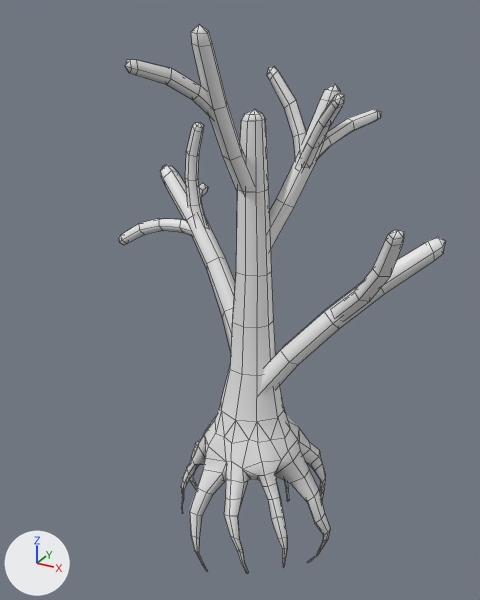
A saved change to the FBX model PicGather/Assets/Tree/tree_1.fbx.
Both versions are drawn from a 50 mm lens placed at (0.107, -0.209, 0.222), pointed at (-0.013, 0.01, 0.112). Every picture has the same lights, and +X, +Y and +Z are marked at lower left. Mesh edges are drawn as thin lines. Materials are left out; every surface is plain grey. Where no turn or scale is listed for an object, it has been applied to the vertices.

Objects in the first picture: 'eda_1', 'miki_1'.
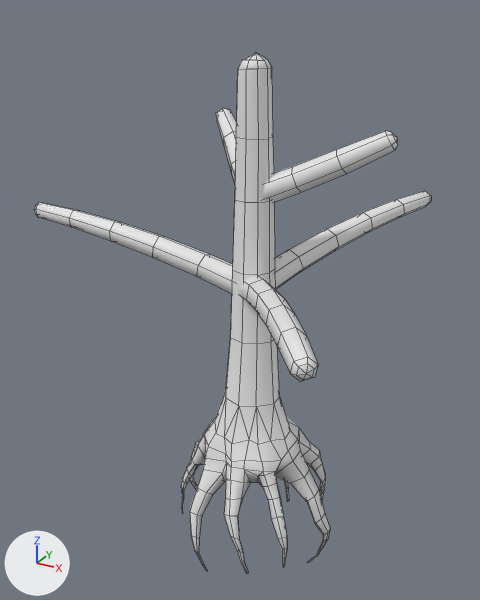
The newer file is also turned or shifted as a whole; pictures and numbers use the older file's frame.

The edits, one by one:
me_mesh is used by ob_miki_1; location (-0.0003, 0.0007, 0.1254).
me_mesh had 472 vertices, 520 faces and spanned x -0.035..0.035, y -0.034..0.034, z -0.128..0.065.
me_mesh now has 473 vertices, 524 faces and spans x -0.035..0.035, y -0.034..0.034, z -0.128..0.083.
Part 1, on me_mesh:
7 vertices are removed from x -0.012..0.012, y -0.02..0.02, z -0.081..-0.072.
29 faces are deleted.
10 vertices in x -0.01..0.006, y -0.008..0.008, z -0.015 move by (0.0, 0.0, 0.021).
8 vertices in x -0.011..0.008, y -0.009..0.01, z -0.036 move by (0.0, 0.0, 0.014).
4 vertices in x -0.006..0.005, y 0.002..0.007, z 0.005 move by (0.0, 0.001, 0.028).
4 vertices in x -0.008..-0.002, y -0.006..0.0, z 0.037..0.065 move by (0.0, 0.0, 0.018).
3 vertices in x -0.002..0.015, y -0.013..0.016, z -0.062 move by (0.0, 0.0, -0.001).
3 vertices in x -0.002..0.0, y 0.002..0.005, z 0.037..0.063 move by (0.0, 0.002, 0.018).
44 vertices move from x -0.016..0.012, y -0.014..0.014, z -0.083..0.063 to x -0.018..0.01, y -0.014..0.013, z -0.084..0.08.
8 vertices are added at x -0.009..0.012, y -0.022..0.021, z -0.08..-0.069.
33 new faces join them.
Mesh me_mesh_001_1 is new.
It has 191 vertices, 186 faces and spans x -0.099..0.059, y -0.082..0.091, z 0.118..0.184.
Object 'eda_1' (ob_eda_1) is deleted.
Object 'eda_01' (ob_eda_01) is new; it shows me_mesh_001_1.
Its location is (-0.0022, -0.0002, 0.0).

Changed parts and their boxes [x1, y1, x2, y2] in the pictures (480 x 600 px; the box of a moved part takes in the faces that stretch with it):
'miki_1', reshaped (12% taller)
    before: [181, 109, 330, 574]
    after: [181, 52, 330, 574]
'eda_1', deleted
    before: [119, 25, 446, 393]
'eda_01', added
    after: [35, 108, 431, 381]
part 1 of me_mesh, moved or reshaped
    before: [207, 109, 298, 496]
    after: [207, 52, 298, 497]
